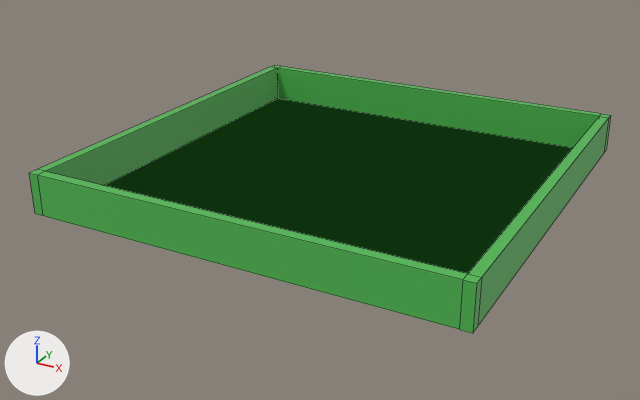
An edit to the Blender file res/models/Ground.blend, drawn before and after from the same camera.
Rendered twice from a 50 mm lens placed at (37.4, -73.1, 33.7), pointed at (-1.5, -2.4, -1.7). Arrows for +X, +Y and +Z are at lower left; the lights stay in place. Mesh edges are drawn as thin lines.
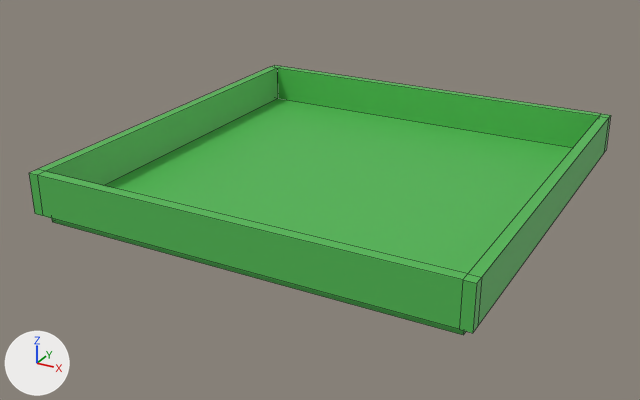
Edits to the scene script, one JSON object a line:
```json
{"block": "me_cube", "where": "me_cube.from_pydata(...)  # 44 vertices, 42 faces; spans x -1.05..1.05, y -1.05..1.05, z -1.0..1.0"}
{"block": "me_cube", "where": "# used by ob_cube; location = (0.0, 0.0, 2.0); scale = (20.0, 20.0, 2.0)"}
{"block": "me_cube", "where": "# verts and faces of me_cube; kept vertices keep their numbers, new ones are numbered from 44"}
{"block": "me_cube", "where": "# before: 8 (1.0, 1.0, -1.0), 9 (1.0, -1.0, -1.0), 10 (-1.0, 1.0, -1.0) at pixel (277, 98), 11 (-1.0, -1.0, -1.0)"}
{"block": "me_cube", "change": "me_cube part 1"}
{"op": "add", "block": "me_cube", "code": "delete_faces([(8, 10, 11, 9)])"}
{"op": "add", "block": "me_cube", "code": "for new, old in zip([*range(44, 48)], [*range(8, 12)]): verts[new] = verts[old] + (0.0, 0.0, -0.51)"}
{"op": "add", "block": "me_cube", "code": "faces += [(8, 10, 46, 44), (44, 46, 47, 45), (8, 44, 45, 9), (10, 11, 47, 46), (9, 45, 47, 11)]"}
```

Boxes [x1, y1, x2, y2] around the edits, measured in the pictures (640 x 400 px):
```json
{"object": "Cube", "change": "reshaped", "before": [29, 65, 611, 333], "after": [29, 65, 611, 335]}
{"part": 1, "of": "me_cube", "change": "built on", "before": [104, 99, 572, 274], "after": [52, 219, 466, 335]}
```
